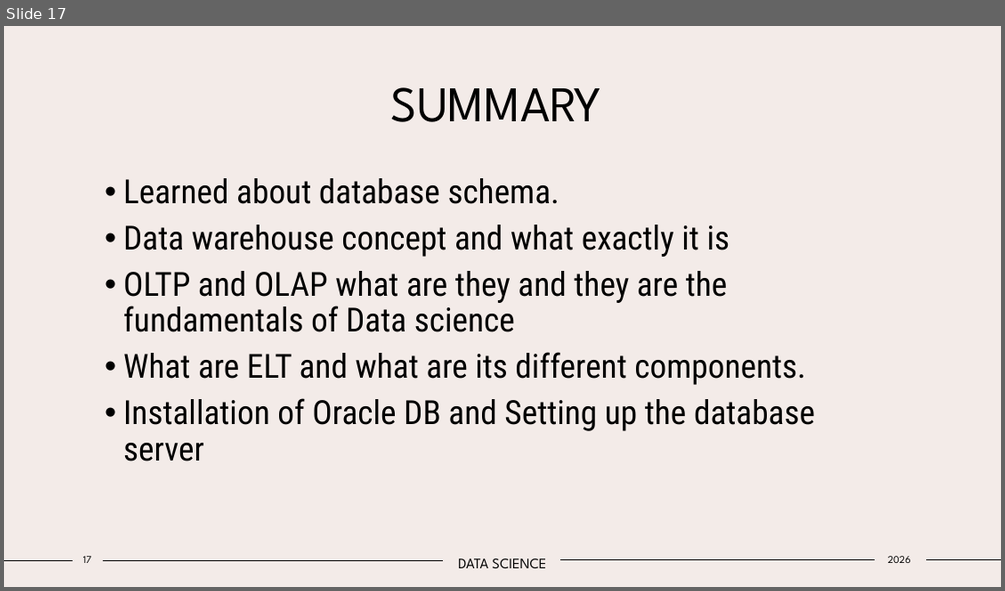
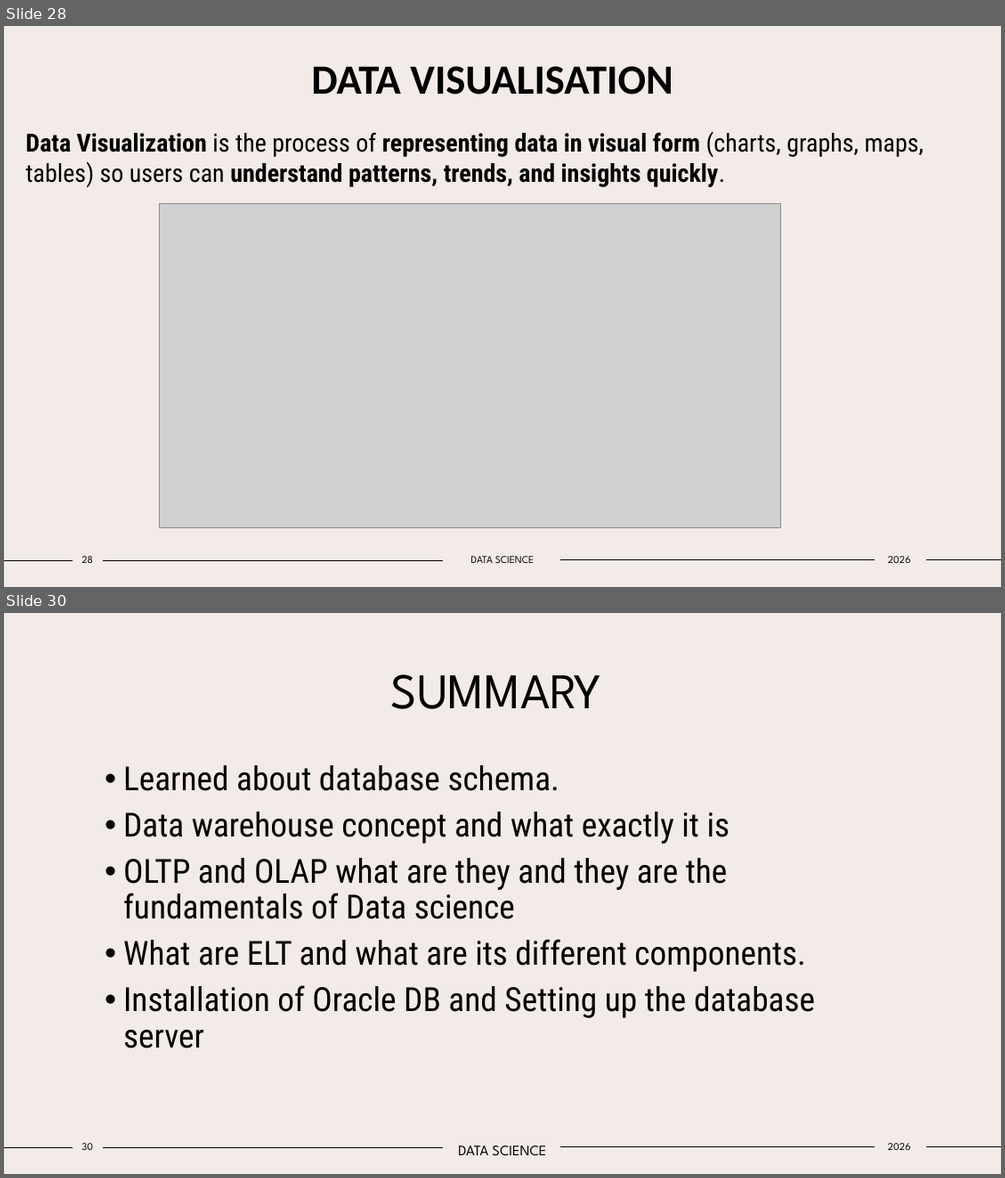
Before and after one commit to Tejas-Santosh-Nalawade/Data-Science-Internship, a slide deck: PPT/POWER_BI.pptx. Shown one above the other, each under a label of ours: slide 17 before the commit, slides 28 and 30 after it; the slides between them are not shown. The pictures are 1005x591 and 1005x1178 pixels, drawn with LibreOffice and Linux fonts; fonts in the diff are those of the drawing; grey boxes stand for pictures. Boxes give left, top, right and bottom in pixels: in the first picture for what was removed or moved away, otherwise in the second. Text is boxed around its words. In the diff, an @@ line names an element or a change of style, - is before the commit and + after.

Commit message:
Week 2 AND Week 3 work Data Modeling and DAX and Power BI

```diff
--- a/PPT/POWER_BI.pptx
+++ b/PPT/POWER_BI.pptx
@@ slide 28 added at (x1=4, y1=26, x2=1001, y2=587), background #F3EBE8; not listed: 4 template elements that a slide beside it also shows @@
@@ title added at (x1=311, y1=66, x2=672, y2=95), 40 pt, text #000000, bold @@
+DATA VISUALISATION
@@ text added at (x1=25, y1=132, x2=924, y2=187), 24 pt, text #000000, bold @@
+Data Visualization is the process of representing data in visual form (charts, graphs, maps, tables) so users can understand patterns, trends, and insights quickly.
@@ picture added at (x1=159, y1=204, x2=780, y2=528) @@
@@ page number added at (x1=81, y1=556, x2=93, y2=563), 10 pt, text #000000 @@
+28
@@ text added at (x1=471, y1=556, x2=534, y2=563), 10 pt, text #000000 @@
+DATA SCIENCE
@@ text added at (x1=888, y1=556, x2=911, y2=563), 10 pt, text #000000 @@
+2026
@@ what was slide 17 is now slide 30 @@
@@ page number at (x1=81, y1=1143, x2=93, y2=1150): text changed @@
-17
+30
```
Also in this commit, not shown: 2 slides changed, 12 other slides added, 10 other files.
